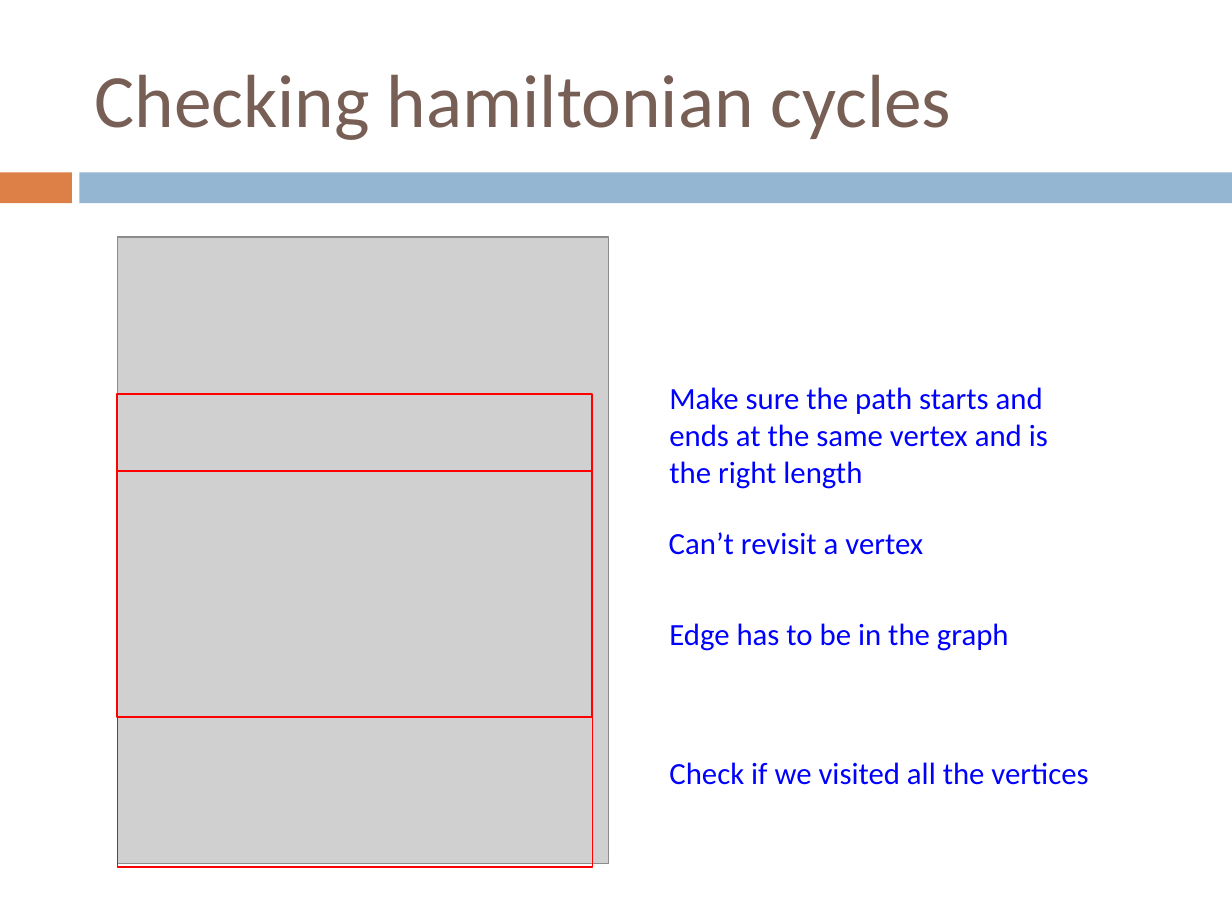
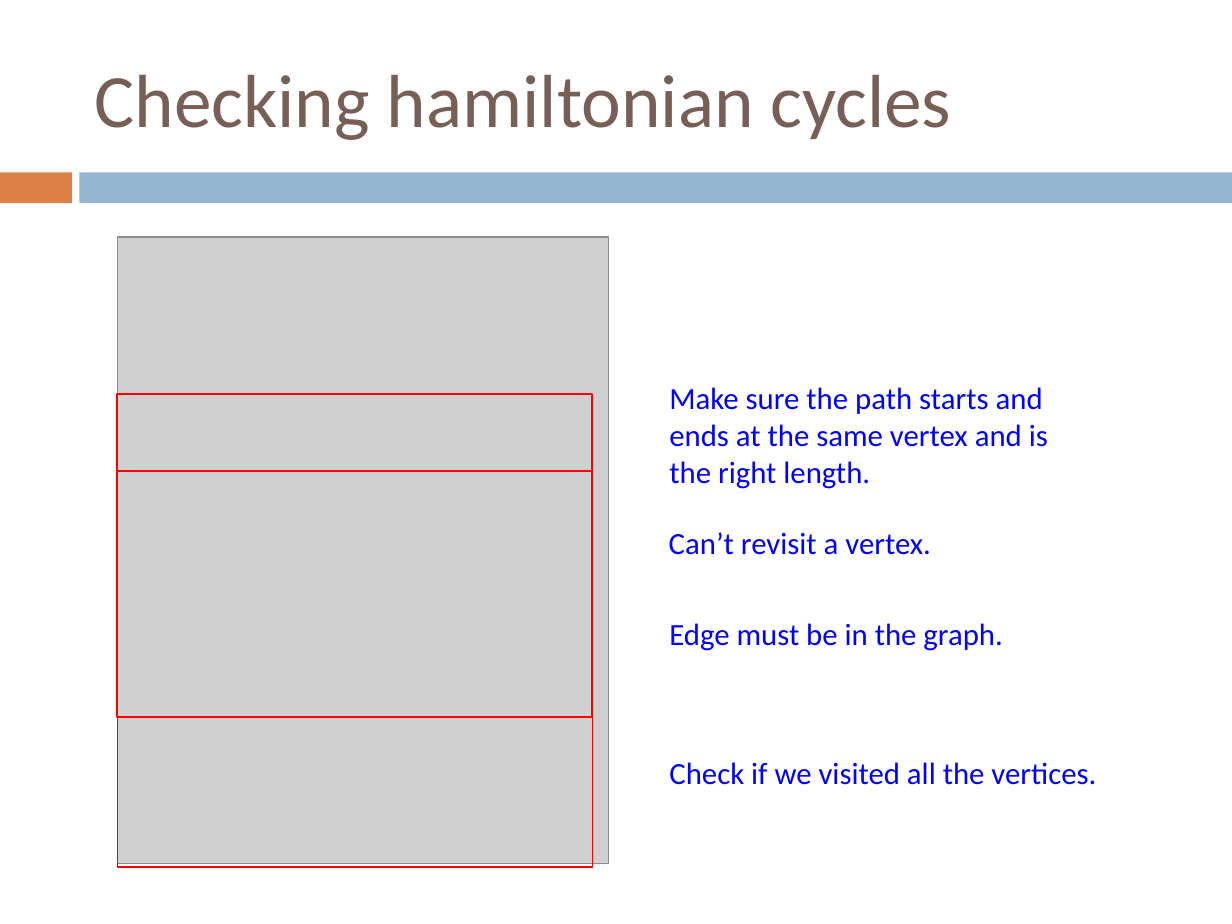
Before and after one commit to Collins-kariuk/Algorithms, a slide deck: slide 27 of Lectures/Lecture 23_NP-Complete Problems.pptx. Drawn at 1232x924 pixels with LibreOffice and Linux fonts; fonts in the diff are those of the drawing; grey boxes stand for pictures. Boxes give left, top, right and bottom in pixels: in the first picture for what was removed or moved away, otherwise in the second. Text is boxed around its words. In the diff, an @@ line names an element or a change of style, - is before the commit and + after.

```diff
--- a/Lectures/Lecture 23_NP-Complete Problems.pptx
+++ b/Lectures/Lecture 23_NP-Complete Problems.pptx
@@ text at <box>669,387,1048,489</box>: text changed @@
-Make sure the path starts and ends at the same vertex and is the right length
+Make sure the path starts and ends at the same vertex and is the right length.
@@ text at <box>669,532,931,555</box>: text changed @@
-Can’t revisit a vertex
+Can’t revisit a vertex.
@@ text at <box>669,623,1002,651</box>: text changed @@
-Edge has to be in the graph
+Edge must be in the graph.
@@ text at <box>669,762,1096,785</box>: text changed @@
-Check if we visited all the vertices
+Check if we visited all the vertices.
```
Also in this commit, not shown: 40 other slides changed.
